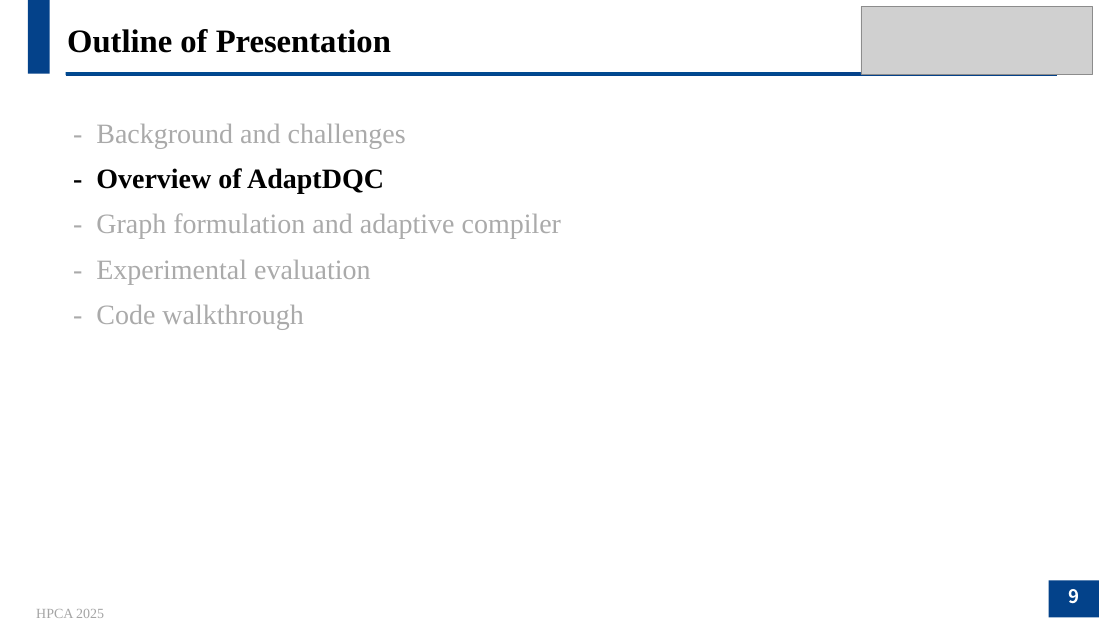
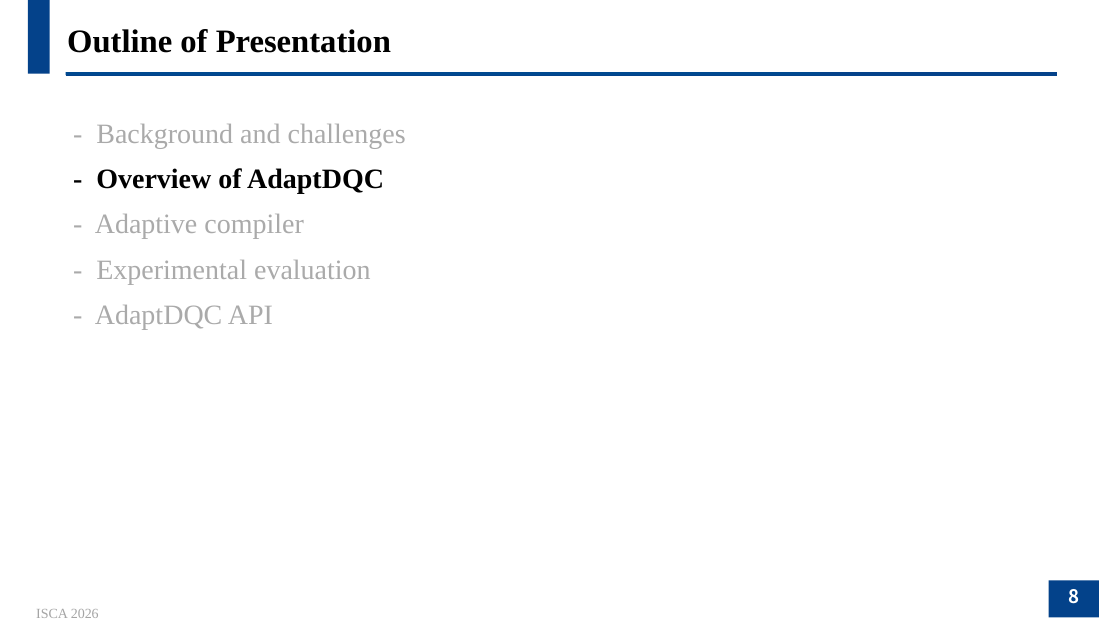
Before and after one commit to JanusQ/Janus4, a slide deck: slide 8 of adaptiveQC/pptx/AdaptDQC_Adaptive_Distributed_Quantum_Computing_With_Quantitative_Performance_Analysis.pptx (slide 9 before the commit). Drawn at 1120x630 pixels with LibreOffice and Linux fonts; fonts in the diff are those of the drawing; grey boxes stand for pictures; background and template pictures are left out. Boxes give left, top, right and bottom in pixels: in the first picture for what was removed or moved away, otherwise in the second. Text is boxed around its words. In the diff, an @@ line names an element or a change of style, - is before the commit and + after.

```diff
--- a/adaptiveQC/pptx/AdaptDQC_Adaptive_Distributed_Quantum_Computing_With_Quantitative_Performance_Analysis.pptx
+++ b/adaptiveQC/pptx/AdaptDQC_Adaptive_Distributed_Quantum_Computing_With_Quantitative_Performance_Analysis.pptx
@@ picture removed at (861,7,1092,74) @@
@@ text at (95,214,303,239): text changed @@
-- Graph formulation and adaptive compiler
+- Adaptive compiler
@@ text at (95,305,273,330): text changed @@
-- Code walkthrough
+- AdaptDQC API
@@ page number at (1068,589,1079,604): text changed @@
-9
+8
@@ text at (36,609,99,618): text changed @@
-HPCA 2025
+ISCA 2026
```
Also in this commit, not shown: 23 other slides changed, 4 slides added, 7 slides removed, 1 other file.
